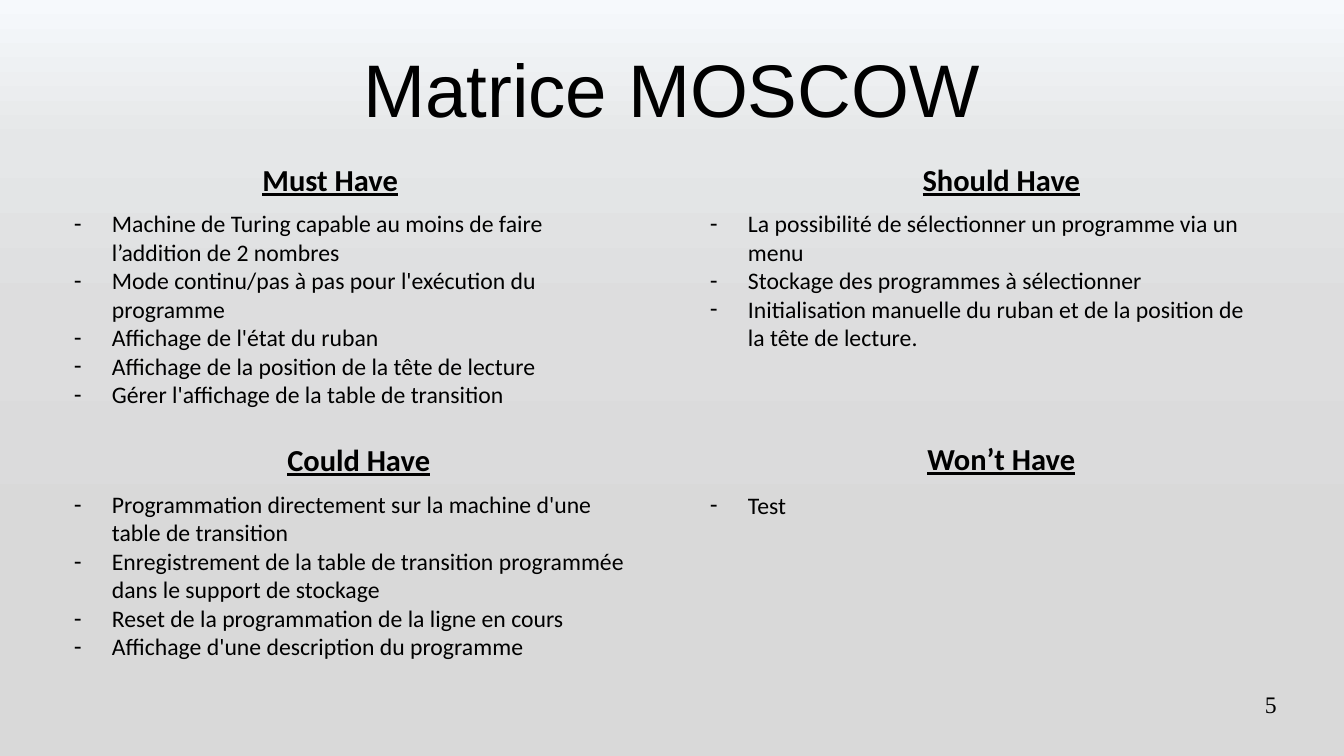
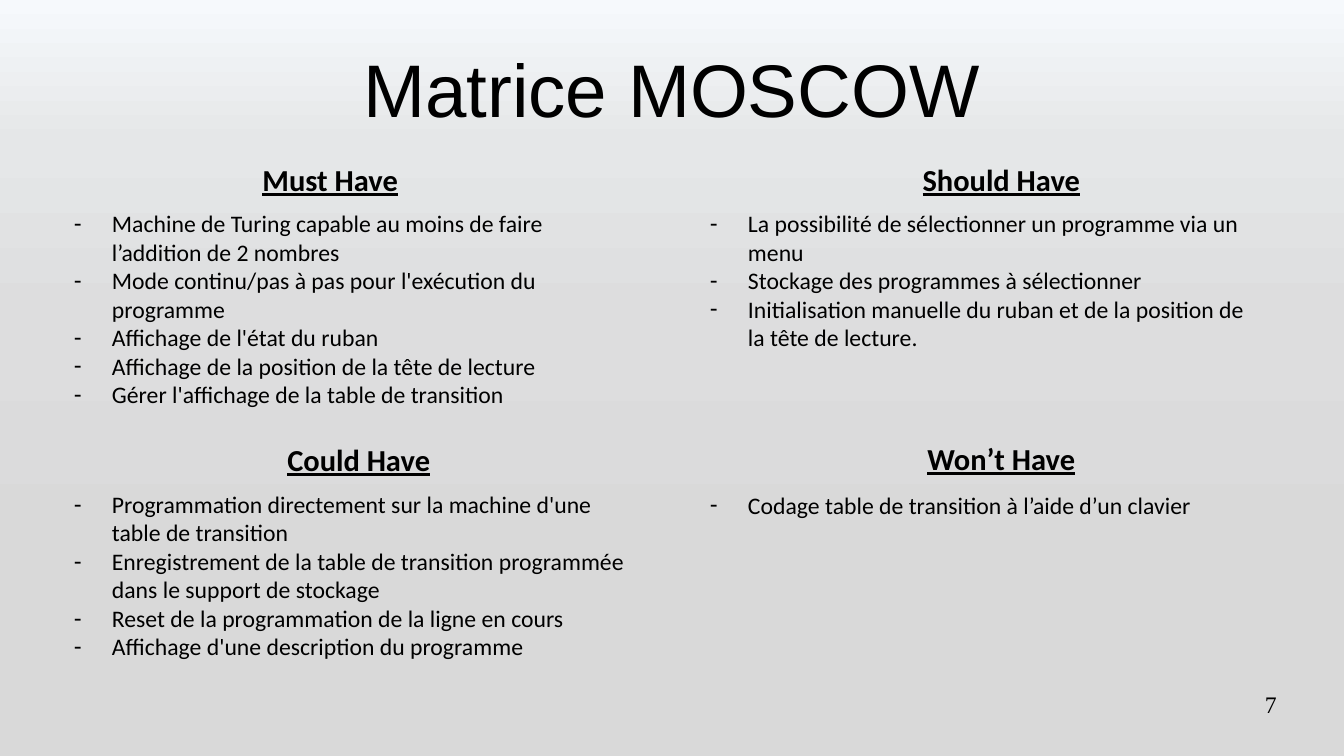
Before and after one commit to romain327/machine-turing, a slide deck: slide 7 of presentation/Presentation Machine de Turing.pptx (slide 5 before the commit). Drawn at 1344x756 pixels with LibreOffice and Linux fonts; fonts in the diff are those of the drawing. Boxes give left, top, right and bottom in pixels: in the first picture for what was removed or moved away, otherwise in the second. Text is boxed around its words. In the diff, an @@ line names an element or a change of style, - is before the commit and + after.

```diff
--- a/presentation/Presentation Machine de Turing.pptx
+++ b/presentation/Presentation Machine de Turing.pptx
@@ text at (748, 497, 1191, 518): text changed @@
-– Test
+– Codage table de transition à l’aide d’un clavier
@@ page number at (1265, 697, 1277, 713): text changed @@
-5
+7
```
Also in this commit, not shown: 12 other slides changed, 6 slides added, 1 slide removed, 12 other files.
